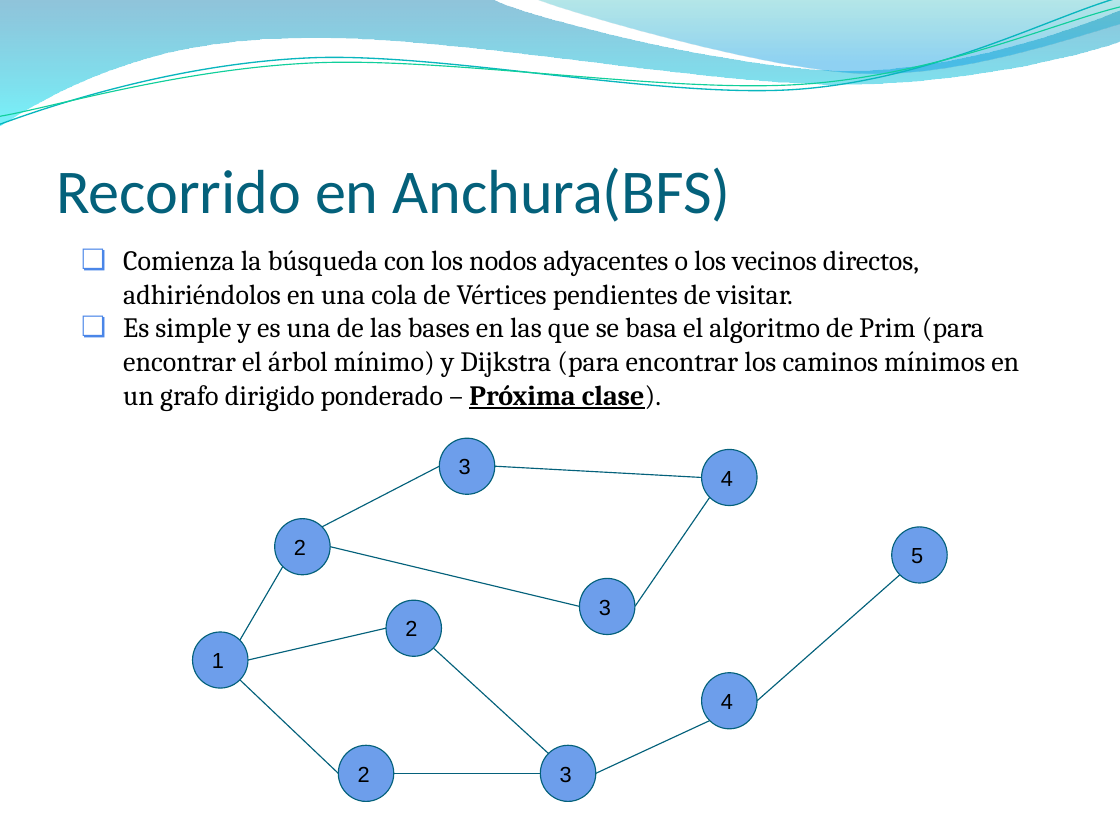
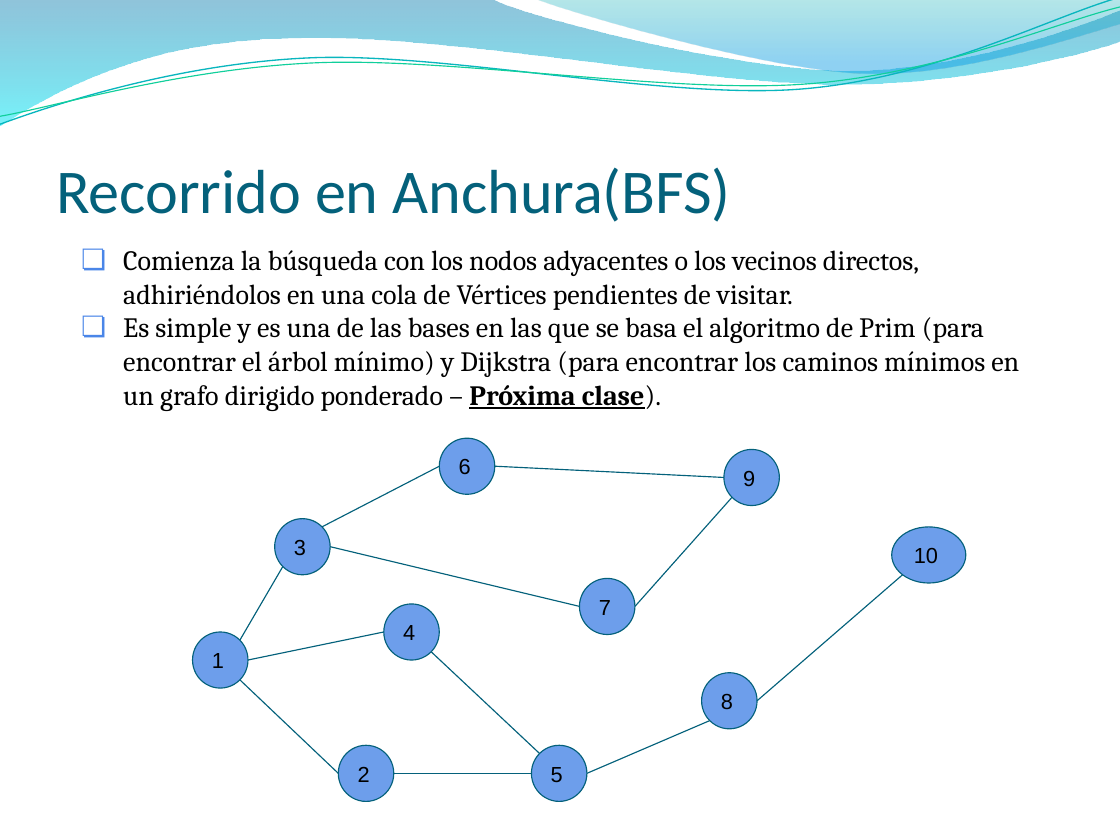
Before and after one commit to NicolasPerezUNLaSMN/PROG_II_UADE_JAVA, a slide deck: slide 14 of Clase X - Grafos, representaciones y recorridos básicos/Clase de Grafos.pptx (slide 15 before the commit). Drawn at 1120x840 pixels with LibreOffice and Linux fonts; fonts in the diff are those of the drawing; background and template pictures are left out. Boxes give left, top, right and bottom in pixels: in the first picture for what was removed or moved away, otherwise in the second. Text is boxed around its words. In the diff, an @@ line names an element or a change of style, - is before the commit and + after.

```diff
--- a/Clase X - Grafos, representaciones y recorridos básicos/Clase de Grafos.pptx
+++ b/Clase X - Grafos, representaciones y recorridos básicos/Clase de Grafos.pptx
@@ ellipse added at (x1=724, y1=449, x2=780, y2=505), fill #6D9EEB, outline #04617B 0.75 pt, 14 pt, text #000000 @@
+9
@@ text in ellipse at (x1=459, y1=459, x2=471, y2=475): text changed @@
-3
+6
@@ line moved from (495, 466) - (701, 477) to (495, 466) - (724, 477) @@
@@ line moved from (710, 497) - (635, 606) to (732, 497) - (635, 606) @@
@@ text in ellipse at (x1=294, y1=539, x2=306, y2=556): text changed @@
-2
+3
@@ ellipse added at (x1=892, y1=526, x2=965, y2=582), fill #6D9EEB, outline #04617B 0.75 pt, 14 pt, text #000000 @@
+10
@@ line moved from (757, 701) - (899, 575) to (757, 701) - (903, 575) @@
@@ ellipse "4" moved from (x1=701, y1=449, x2=757, y2=505) to (x1=384, y1=604, x2=440, y2=660) @@
@@ ellipse removed at (x1=386, y1=600, x2=442, y2=656) @@
-2
@@ text in ellipse at (x1=599, y1=600, x2=611, y2=615): text changed @@
-3
+7
@@ line moved from (248, 660) - (386, 628) to (248, 660) - (384, 632) @@
@@ line moved from (433, 648) - (549, 754) to (431, 652) - (540, 754) @@
@@ text in ellipse at (x1=721, y1=693, x2=733, y2=710): text changed @@
-4
+8
@@ ellipse "5" moved from (x1=892, y1=526, x2=948, y2=582) to (x1=532, y1=745, x2=588, y2=801) @@
@@ ellipse removed at (x1=540, y1=745, x2=596, y2=801) @@
-3
@@ line moved from (710, 720) - (596, 773) to (710, 720) - (587, 773) @@
@@ line moved from (394, 773) - (540, 773) to (394, 773) - (532, 773) @@
```
Also in this commit, not shown: 2 other slides changed, 2 slides added, 1 slide removed, 17 other files.
